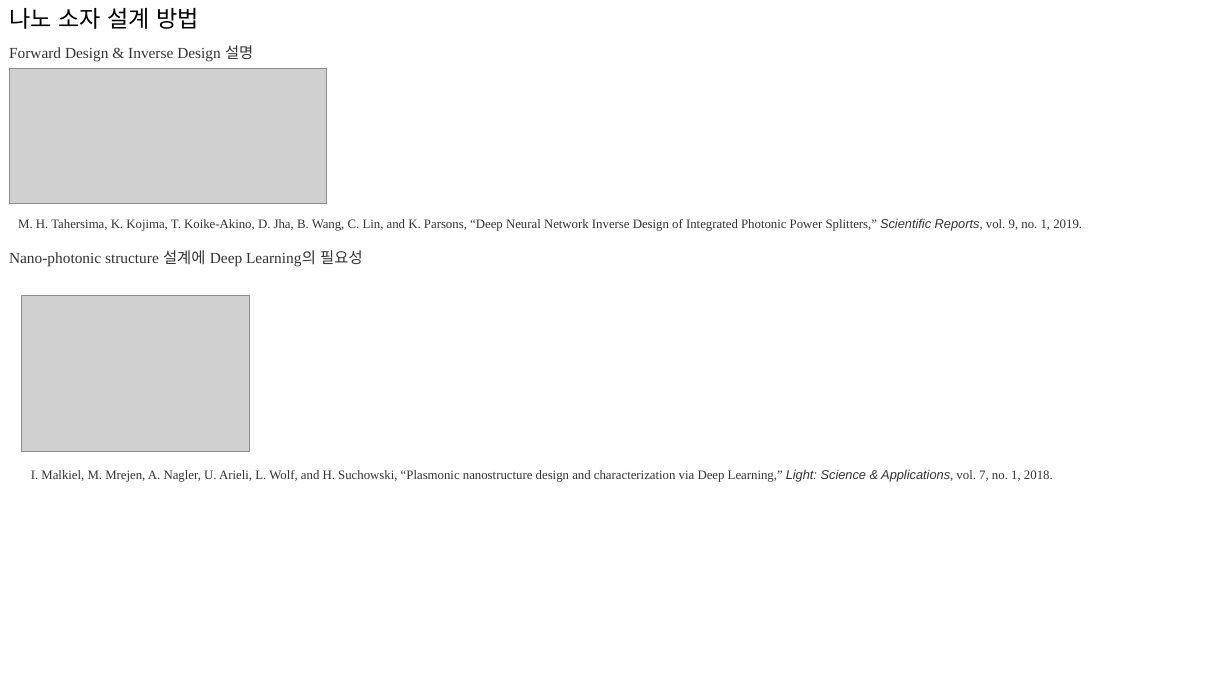
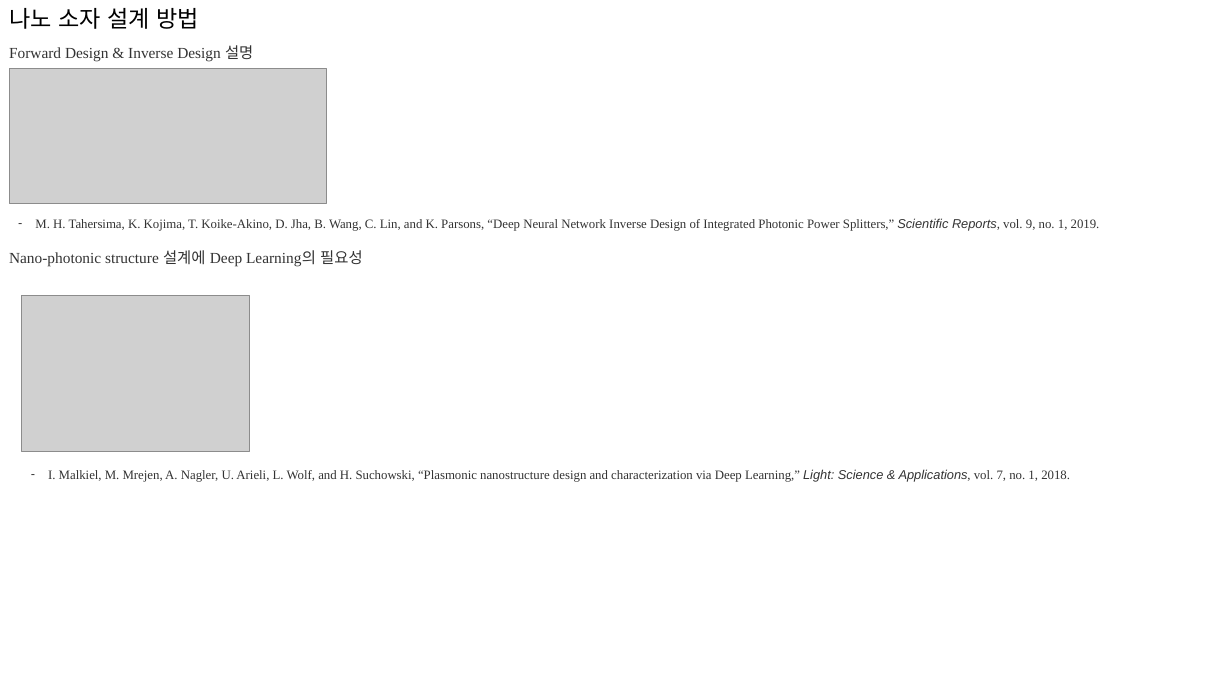
Before and after one commit to jglee96/NBTP_Lab, a slide deck: slide 4 of 개인/석사학위논문/구상.pptx (slide 3 before the commit). Drawn at 1232x693 pixels with LibreOffice and Linux fonts; fonts in the diff are those of the drawing; grey boxes stand for pictures. Boxes give left, top, right and bottom in pixels: in the first picture for what was removed or moved away, otherwise in the second. Text is boxed around its words. In the diff, an @@ line names an element or a change of style, - is before the commit and + after.

```diff
--- a/개인/석사학위논문/구상.pptx
+++ b/개인/석사학위논문/구상.pptx
@@ text "M. H. Tahersima, K. Kojima, ..." at [35, 218, 1100, 231]: bullet none to - @@
@@ text "I. Malkiel, M. Mrejen, A. ..." at [48, 469, 1070, 482]: bullet none to - @@
```
Also in this commit, not shown: 1 other slide changed, 3 slides added, 1 slide removed, 19 other files.
